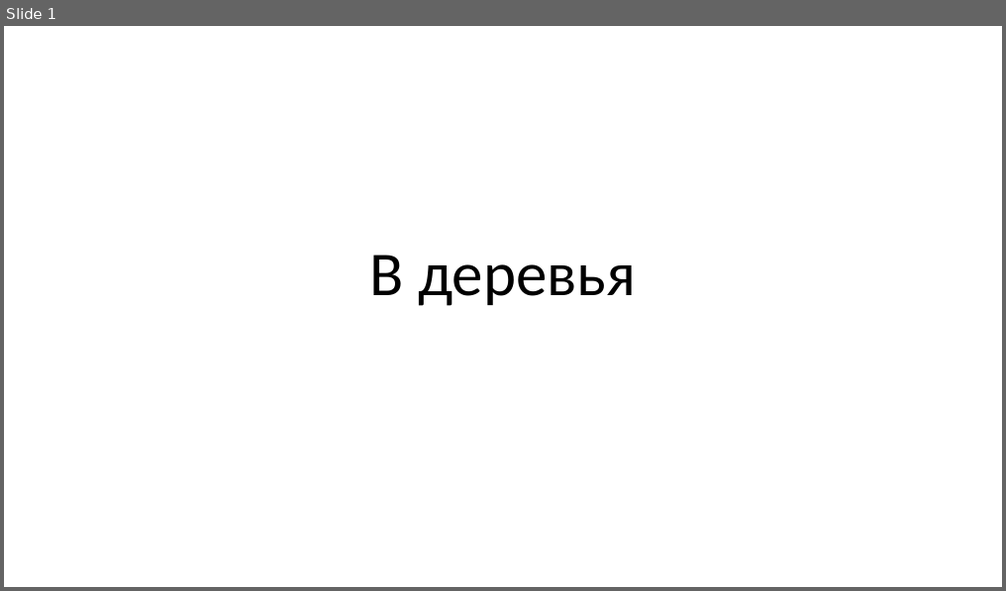
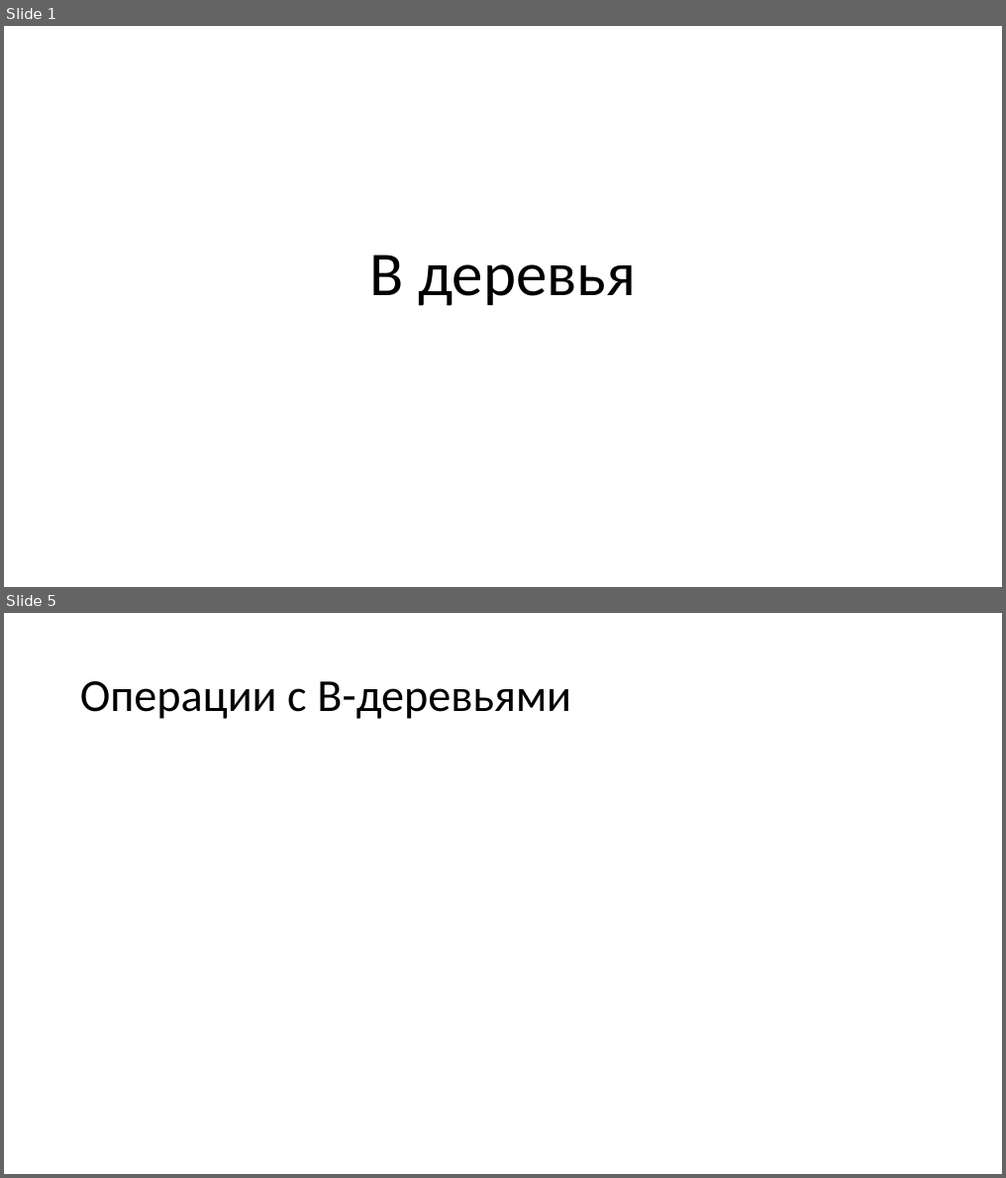
Before and after one commit to IluhaZaz/B_Tree, a slide deck: b_tree.pptx. Shown one above the other, each under a label of ours: slide 1 before the commit, slides 1 and 5 after it; the slides between them are not shown. The pictures are 1006x591 and 1006x1178 pixels, drawn with LibreOffice and Linux fonts; fonts in the diff are those of the drawing. Boxes give left, top, right and bottom in pixels: in the first picture for what was removed or moved away, otherwise in the second. Text is boxed around its words. In the diff, an @@ line names an element or a change of style, - is before the commit and + after.

```diff
--- a/b_tree.pptx
+++ b/b_tree.pptx
@@ slide 5 added at <box>4,613,1002,1174</box>, background #FFFFFF @@
@@ title added at <box>80,681,571,719</box>, 44 pt, text #000000 @@
+Операции с B-деревьями
```
Also in this commit, not shown: 8 other slides added, 1 slide removed, 5 other files.
